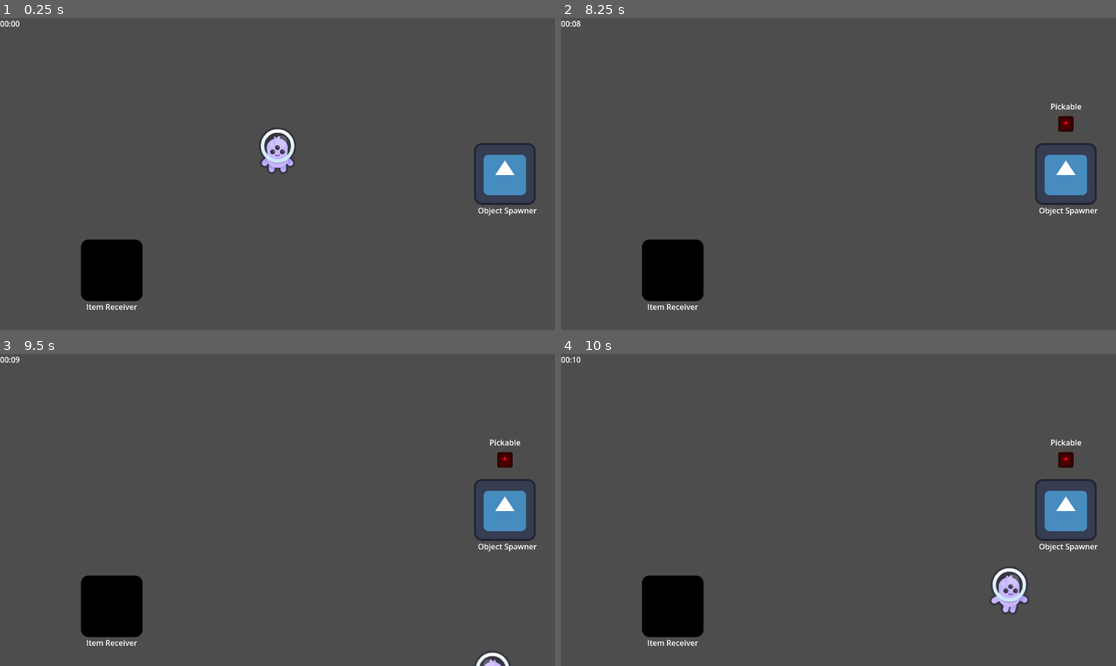
Above: before the commit, frames 1-4 (two rows, left to right).
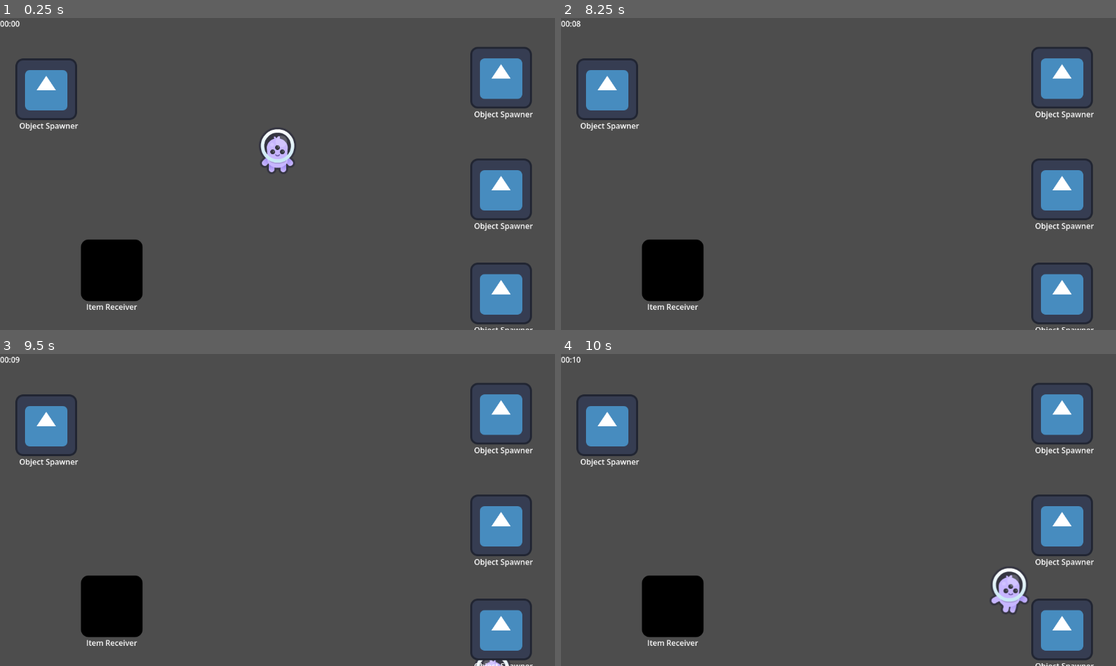
Above: after the commit, the same moments.

Repository: CamaraoLendario/Chaotic-Plants
Game: Godot game, scene res://main_world.tscn
Two runs of this game, one before a commit and one after it. Both use one fixed random seed, a clock stepped at 60 frames per second and the inputs below. The engine's default icon, where the game draws it, is replaced by a stand-in: a white triangle on a blue panel in a dark square.
Inputs (mouse positions are in pixels of both pictures, inside the frame that each line leads up to):
- Up to frame 1 (0.25 s): no input
- Up to frame 2 (8.25 s): tap Enter at 0.5 s; move the mouse to (960, 158) at 0.52 s; hold D (Right) 0.53-1.28 s; hold E (Interact) 0.53-1.28 s; move the mouse to (727, 189) at 1.27 s; hold S (Down) 1.28-2.03 s; tap E (Interact) at 1.35, 2.3, 2.85, 4.55, 5.85, 6.8, 7.35 s; move the mouse to (894, 105) at 2.02 s; hold D (Right) 2.03-2.78 s; hold F (Throw) 2.03-2.78 s; move the mouse to (810, 236) at 2.77 s; hold W (Up) 2.78-3.53 s; tap Space at 3.5 s; move the mouse to (1005, 220) at 3.52 s; hold E (Interact) 3.53-4.28 s; hold A (Left) 3.53-5.03 s; move the mouse to (672, 127) at 4.27 s; tap F (Throw) at 4.35 s; move the mouse to (866, 174) at 5.02 s; hold S (Down) 5.03-5.78 s; hold E (Interact) 5.03-5.78 s; move the mouse to (755, 96) at 5.77 s; hold D (Right) 5.78-6.53 s; move the mouse to (960, 158) at 6.52 s; hold W (Up) 6.53-7.28 s; hold F (Throw) 6.53-7.28 s; move the mouse to (727, 189) at 7.27 s; hold D (Right) 7.28-8.03 s; move the mouse to (894, 105) at 8.02 s; hold S (Down) from 8.03 s (still down); hold E (Interact) from 8.03 s (still down)
- Up to frame 3 (9.5 s): tap Enter at 8.75 s; move the mouse to (249, 572) at 8.77 s; release S (Down) at 8.78 s; release E (Interact) at 8.78 s; hold A (Left) from 8.78 s (still down); tap F (Throw) at 8.85 s; tap E (Interact) at 9.05 s
- Up to frame 4 (10 s): move the mouse to (1005, 556) at 9.52 s; release A (Left) at 9.53 s; hold W (Up) from 9.53 s (still down); hold E (Interact) from 9.53 s (still down)

The runs differ from the first frame. In frame 1, 5.7% of the frame differs, in the area x 2-97%, y 9-100%; in frame 2, 5.9%; in frame 3, 5.9%; in frame 4, 5.9%.

Commit message:
spawning plants with requests

Diff:
--- a/game_state/game_controller.gd
+++ b/game_state/game_controller.gd
@@ -6,6 +6,9 @@
 
 @export var gameTime: float = 60 # 300 = 5 minutes
 @export var levelData: LevelData
+
+@export_group("References")
+@export var plantSpawners: Array[ObjectSpawner]
 
 var requestIndex: int = -1
 var timeElapsed: float = 0
@@ -18,6 +21,7 @@
 	timeElapsed += delta
 
 	if timeElapsed >= nextRequestTime:
+		handle_request(next_request())
 		newRequestArrived.emit(next_request())
 		print("NEW REQUEST at index ", requestIndex ,": ", next_request().plantData.name)
 		if has_next_request():
@@ -25,6 +29,17 @@
 		else:
 			# game over
 			pass
+
+func handle_request(request: PlantRequest):
+	var spawner = get_available_spawner()
+	spawner.spawn(request.plantData.scene)
+
+func get_available_spawner() -> ObjectSpawner:
+	for spawner in plantSpawners:
+		if spawner.can_spawn():
+			return spawner
+	printerr("no available spawns! This should be handled!")
+	return null
 
 func setup_next_request_time() -> void:
 	requestIndex += 1
--- a/interact/object_spawner_interactable.gd
+++ b/interact/object_spawner_interactable.gd
@@ -1,13 +1,20 @@
 extends Interactable
+class_name ObjectSpawner
 
 @export var spawnScene: PackedScene
 @export var objectHolder: ObjectHolder
 
 func interact(interactor: InteractReceiver) -> void:
-	if objectHolder.is_holding():
+	if can_spawn():
+		spawn()
+	else:
 		var otherObjectHolder: ObjectHolder = interactor.objectHolder
 		objectHolder.place(otherObjectHolder)
-	else:
-		var spawn = spawnScene.instantiate()
-		add_child(spawn)
-		objectHolder.start_holding(spawn.get_node("Pickable"))
+
+func spawn(sceneToSpawn: PackedScene = spawnScene):
+	var spawn = sceneToSpawn.instantiate()
+	add_child(spawn)
+	objectHolder.start_holding(spawn.get_node("Pickable"))
+
+func can_spawn() -> bool:
+	return !objectHolder.is_holding()
--- a/main_world.tscn
+++ b/main_world.tscn
@@ -7,16 +7,17 @@
 [ext_resource type="Script" uid="uid://d1p357dnn4txx" path="res://time_label.gd" id="5_uue8y"]
 [ext_resource type="PackedScene" uid="uid://ulelhqvpd2il" path="res://Plants/plant_item_receiver.tscn" id="5_whfra"]
 
-[node name="Node2D" type="Node2D" unique_id=1937000729]
+[node name="Node2D" type="Node2D" unique_id=1937000729 node_paths=PackedStringArray("plantSpawners")]
 script = ExtResource("1_3etub")
 levelData = ExtResource("2_uue8y")
+plantSpawners = [NodePath("PlantSpawner1"), NodePath("PlantSpawner2"), NodePath("PlantSpawner3")]
 
 [node name="Camera2D" type="Camera2D" parent="." unique_id=1987632420]
 
 [node name="Node2D" parent="." unique_id=1793507303 instance=ExtResource("1_itk02")]
 
 [node name="ObjectSpawner" parent="." unique_id=1063420533 instance=ExtResource("2_uoqbt")]
-position = Vector2(472, 0)
+position = Vector2(-480, -176)
 
 [node name="PlantItemReceiver" parent="." unique_id=1216653505 instance=ExtResource("5_whfra")]
 position = Vector2(-344, 200)
@@ -30,3 +31,12 @@
 grow_horizontal = 2
 script = ExtResource("5_uue8y")
 gameController = NodePath("../..")
+
+[node name="PlantSpawner1" parent="." unique_id=682720887 instance=ExtResource("2_uoqbt")]
+position = Vector2(464, 248)
+
+[node name="PlantSpawner2" parent="." unique_id=24623778 instance=ExtResource("2_uoqbt")]
+position = Vector2(464, 32)
+
+[node name="PlantSpawner3" parent="." unique_id=408865084 instance=ExtResource("2_uoqbt")]
+position = Vector2(464, -200)
